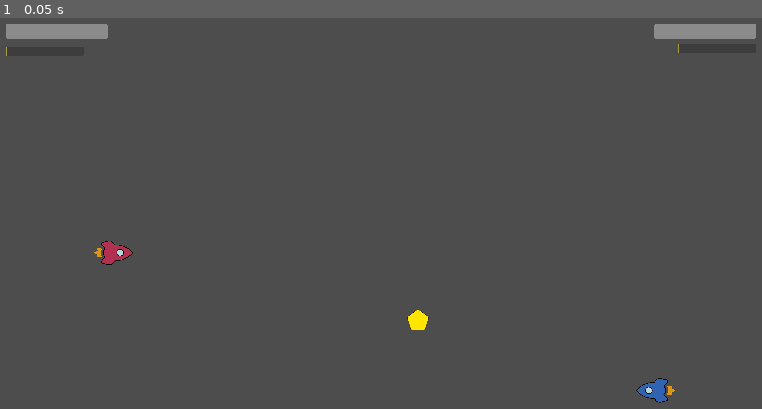
Above: before the commit, frame 1.
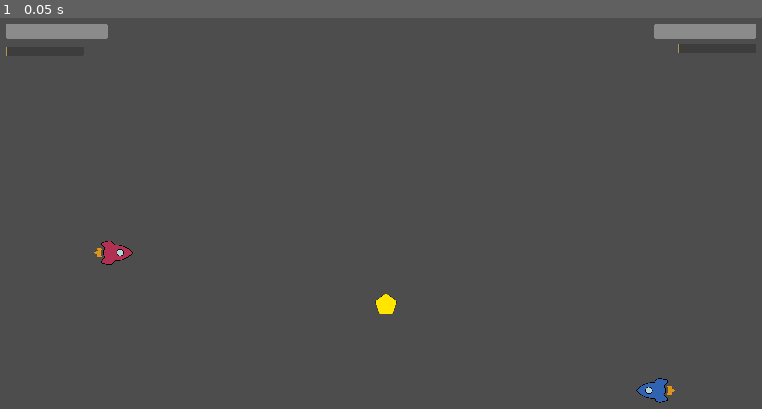
Above: after the commit, the same moment.

Repository: RajwolChapagain/Arcade-Game
Game: Godot game, scene res://main.tscn
The game is run twice, just before and just after one commit, with the same random seed, the same clock (stepped at 60 frames per second) and the same inputs.
Inputs:
- Up to frame 1 (0.05 s): no input

The runs differ from the first frame. In frame 1, 0.2% of the frame differs, in the area x 49-57%, y 70-80%.

Commit message:
Fix bullet originating at global origin

Diff:
--- a/UI/hud.tscn
+++ b/UI/hud.tscn
@@ -1,7 +1,7 @@
 [gd_scene load_steps=4 format=3 uid="uid://0uuiimj7834t"]
 
 [ext_resource type="Script" path="res://ui/hud.gd" id="1_2eusb"]
-[ext_resource type="PackedScene" uid="uid://l4c7xcvflq5r" path="res://UI/health_bar.tscn" id="2_7d51a"]
+[ext_resource type="PackedScene" uid="uid://l4c7xcvflq5r" path="res://ui/health_bar.tscn" id="2_7d51a"]
 
 [sub_resource type="StyleBoxFlat" id="StyleBoxFlat_eqrp0"]
 bg_color = Color(0.670588, 0.603922, 0.266667, 1)
--- a/bullet/bullet.tscn
+++ b/bullet/bullet.tscn
@@ -6,7 +6,7 @@
 [sub_resource type="CircleShape2D" id="CircleShape2D_s5g43"]
 radius = 16.0
 
-[node name="Bullet" type="CharacterBody2D"]
+[node name="Bullet" type="CharacterBody2D" groups=["bullet"]]
 collision_layer = 2
 collision_mask = 2
 script = ExtResource("1_ni4nx")
--- a/main.gd
+++ b/main.gd
@@ -20,8 +20,8 @@
 
 func on_player_fired_bullet(bullet_scene, direction, location, bullet_layer):
 	var bullet = bullet_scene.instantiate()
+	bullet.global_position = location
 	add_child(bullet)
-	bullet.global_position = location
 	bullet.set_direction(direction)
 	bullet.set_collision_layer(bullet_layer)
 	bullet.set_collision_mask(bullet_layer)
@@ -50,3 +50,9 @@
 
 func on_game_over(winner):
 	print(winner + " wins!")
+
+func _on_super_boost_super_boost_collected(player, super_gain):
+	if player == 1:
+		$Ship.super_percentage += super_gain
+	else:
+		$Ship2.super_percentage += super_gain
--- a/main.tscn
+++ b/main.tscn
@@ -3,7 +3,7 @@
 [ext_resource type="Script" path="res://main.gd" id="1_uyiea"]
 [ext_resource type="PackedScene" uid="uid://dsgskm8hx8n3" path="res://ship/ship.tscn" id="2_rmhn6"]
 [ext_resource type="Texture2D" uid="uid://bqe0p44c0j6is" path="res://ship/ship_sprite_p2.png" id="3_hlk5c"]
-[ext_resource type="PackedScene" uid="uid://0uuiimj7834t" path="res://UI/hud.tscn" id="4_kn60h"]
+[ext_resource type="PackedScene" uid="uid://0uuiimj7834t" path="res://ui/hud.tscn" id="4_kn60h"]
 [ext_resource type="PackedScene" uid="uid://c7d7l820r8ga4" path="res://powerups/super_boost.tscn" id="5_yyfa2"]
 
 [node name="Main" type="Node2D"]
@@ -11,8 +11,6 @@
 
 [node name="Ship" parent="." instance=ExtResource("2_rmhn6")]
 position = Vector2(-1400, 0)
-collision_layer = 1
-collision_mask = 1
 metadata/_edit_group_ = true
 
 [node name="Ship2" parent="." instance=ExtResource("2_rmhn6")]
@@ -41,4 +39,3 @@
 offset_bottom = 1500.0
 
 [node name="SuperBoost" parent="." instance=ExtResource("5_yyfa2")]
-position = Vector2(160, 80)
--- /dev/null
+++ b/powerups/spawner.gd
@@ -0,0 +1,7 @@
+extends Node2D
+
+var super_boost = preload("res://powerups/super_boost.tscn")
+
+func _on_timer_timeout():
+	var power_up = super_boost.instantiate()
+	add_child(power_up)
--- /dev/null
+++ b/powerups/spawner.tscn
@@ -0,0 +1,12 @@
+[gd_scene load_steps=2 format=3 uid="uid://d4gsdtgxa50oe"]
+
+[ext_resource type="Script" path="res://powerups/spawner.gd" id="1_ck1x4"]
+
+[node name="Spawner" type="Node2D"]
+script = ExtResource("1_ck1x4")
+
+[node name="Timer" type="Timer" parent="."]
+wait_time = 10.0
+autostart = true
+
+[connection signal="timeout" from="Timer" to="." method="_on_timer_timeout"]
--- a/powerups/super_boost.gd
+++ b/powerups/super_boost.gd
@@ -1,6 +1,18 @@
 extends Area2D
 
-
+const super_gain = 50
+signal super_boost_collected(player, super_gain)
 
 func _on_body_entered(body):
-	print(body.name)
+	if body.is_in_group("ship"):
+		if body.get_collision_layer_value(1):
+			super_boost_collected.emit(1, super_gain)
+		else:
+			super_boost_collected.emit(2, super_gain)
+		queue_free()
+	elif body.is_in_group("bullet"):
+		if body.get_collision_layer_value(2):
+			super_boost_collected.emit(1, super_gain)
+		else:
+			super_boost_collected.emit(2, super_gain)
+		queue_free()
--- a/powerups/super_boost.tscn
+++ b/powerups/super_boost.tscn
@@ -3,16 +3,17 @@
 [ext_resource type="Texture2D" uid="uid://7a7no351hqif" path="res://powerups/super_boost.svg" id="1_sghil"]
 [ext_resource type="Script" path="res://powerups/super_boost.gd" id="1_sk75v"]
 
-[sub_resource type="RectangleShape2D" id="RectangleShape2D_lmouy"]
+[sub_resource type="RectangleShape2D" id="RectangleShape2D_u4hkp"]
 size = Vector2(112, 112)
 
 [node name="SuperBoost" type="Area2D"]
+collision_mask = 3
 script = ExtResource("1_sk75v")
 
 [node name="Sprite2D" type="Sprite2D" parent="."]
 texture = ExtResource("1_sghil")
 
 [node name="CollisionShape2D" type="CollisionShape2D" parent="."]
-shape = SubResource("RectangleShape2D_lmouy")
+shape = SubResource("RectangleShape2D_u4hkp")
 
 [connection signal="body_entered" from="." to="." method="_on_body_entered"]
--- a/ship/ship.tscn
+++ b/ship/ship.tscn
@@ -10,9 +10,7 @@
 [sub_resource type="RectangleShape2D" id="RectangleShape2D_18nrc"]
 size = Vector2(190, 122)
 
-[node name="Ship" type="CharacterBody2D"]
-collision_layer = 5
-collision_mask = 5
+[node name="Ship" type="CharacterBody2D" groups=["ship"]]
 script = ExtResource("1_5xbcq")
 
 [node name="Shield" type="Area2D" parent="."]
